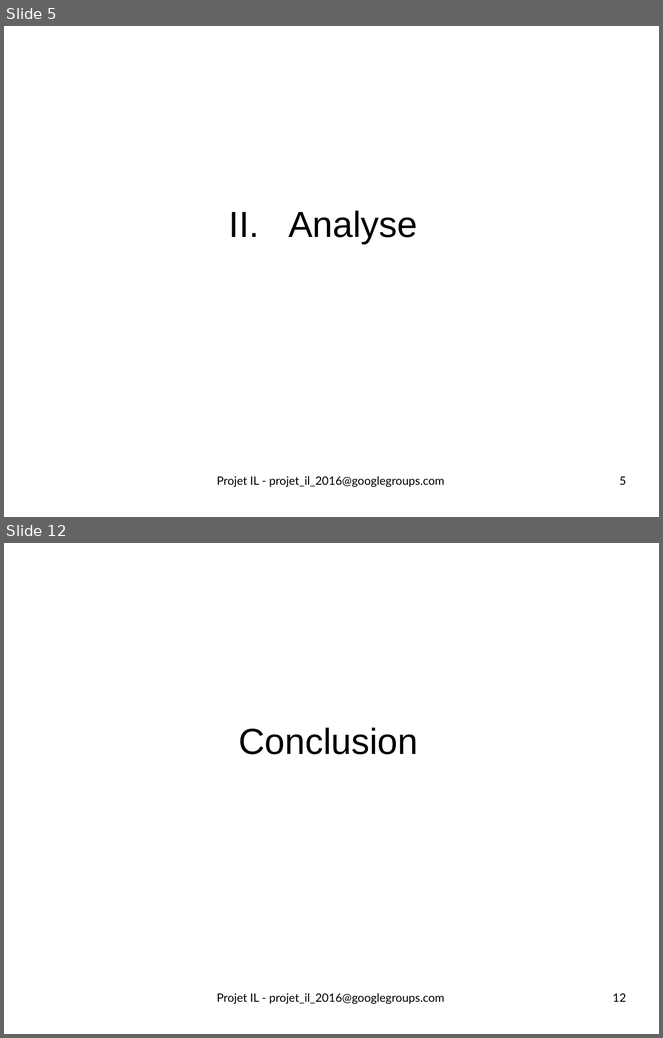
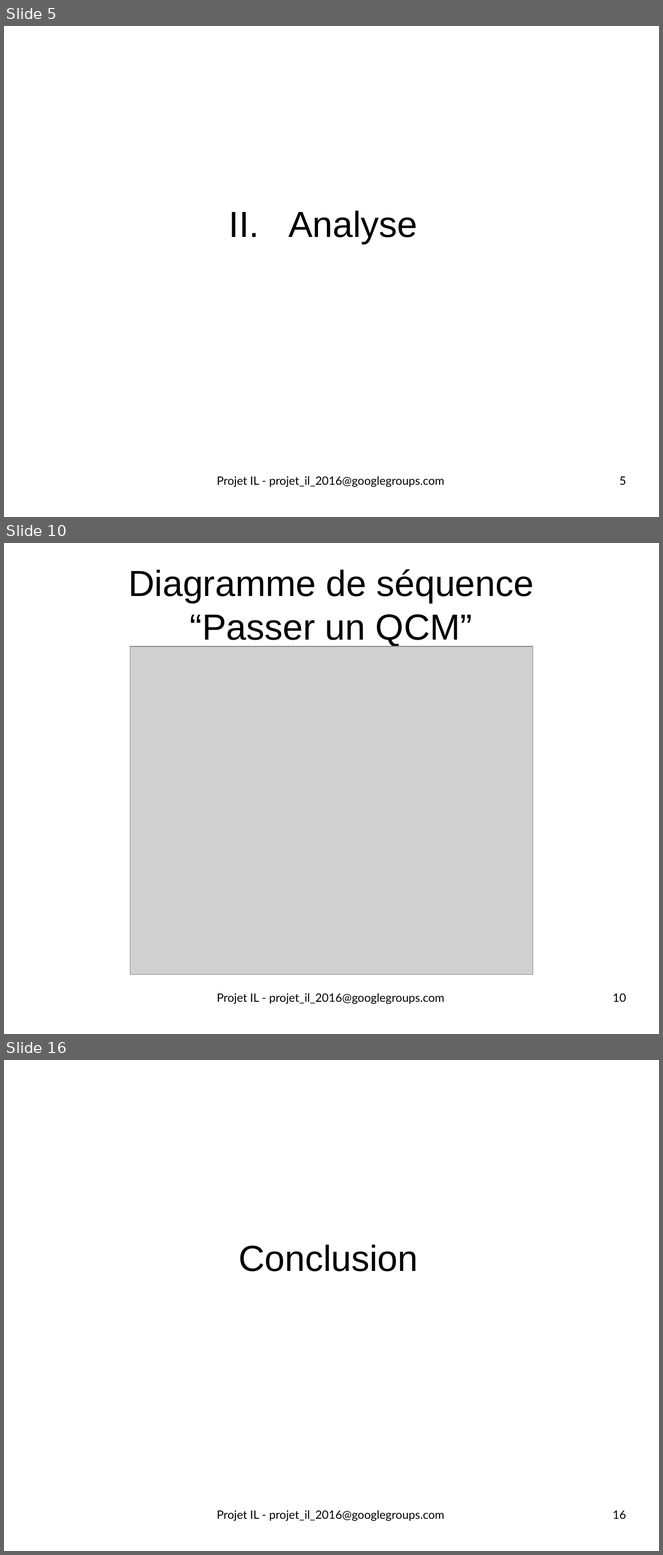
Before and after one commit to ScreachFr/ecours_DMCSBG, a slide deck: vrac/all/pres1_17102016.odp. Shown one above the other, each under a label of ours: slides 5 and 12 before the commit, slides 5, 10 and 16 after it; the slides between them are not shown. The pictures are 663x1038 and 663x1555 pixels, drawn with LibreOffice and Linux fonts; fonts in the diff are those of the drawing; grey boxes stand for pictures. Boxes give left, top, right and bottom in pixels: in the first picture for what was removed or moved away, otherwise in the second. Text is boxed around its words. In the diff, an @@ line names an element or a change of style, - is before the commit and + after.

```diff
--- a/vrac/all/pres1_17102016.odp
+++ b/vrac/all/pres1_17102016.odp
@@ slide 10 added at [4, 543, 659, 1034], background #FFFFFF @@
@@ title added at [128, 569, 534, 646], 44 pt, text #000000 @@
+Diagramme de séquence
+“Passer un QCM”
@@ picture added at [130, 646, 533, 975] @@
@@ text added at [217, 993, 444, 1004], 14 pt, text #000000 @@
+Projet IL - projet_il_2016@googlegroups.com
@@ page number added at [613, 994, 626, 1002], 14 pt, text #000000 @@
+10
@@ what was slide 12 is now slide 16 @@
@@ page number at [613, 1511, 626, 1519]: text changed @@
-12
+16
```
Also in this commit, not shown: 8 slides changed, 3 other slides added, 2 other files.
